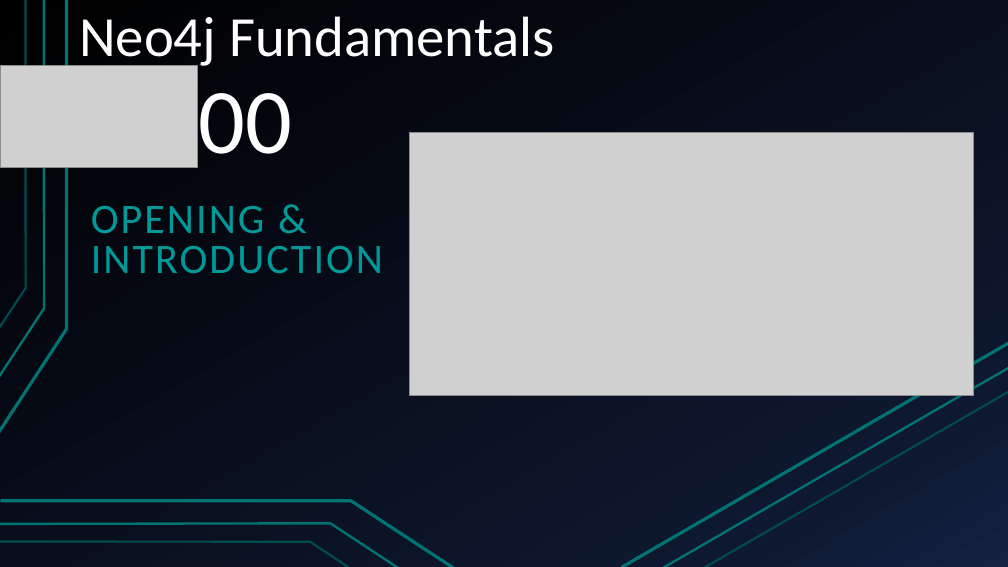
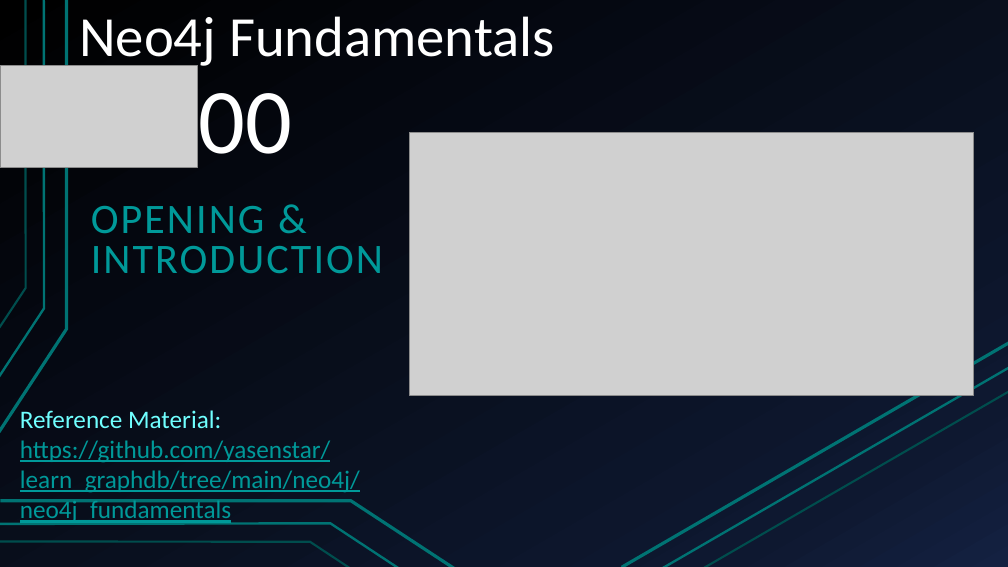
Before and after one commit to yasenstar/learn_graphdb, a slide deck: slide 1 of neo4j/neo4j_fundamentals/Neo4j_Fundamentals.pptx. Drawn at 1008x567 pixels with LibreOffice and Linux fonts; fonts in the diff are those of the drawing; grey boxes stand for pictures. Boxes give left, top, right and bottom in pixels: in the first picture for what was removed or moved away, otherwise in the second. Text is boxed around its words. In the diff, an @@ line names an element or a change of style, - is before the commit and + after.

```diff
--- a/neo4j/neo4j_fundamentals/Neo4j_Fundamentals.pptx
+++ b/neo4j/neo4j_fundamentals/Neo4j_Fundamentals.pptx
@@ text added at (20,410,360,525), 24 pt, text #009999, underline @@
+Reference Material:
+https://github.com/yasenstar/learn_graphdb/tree/main/neo4j/neo4j_fundamentals
```
Also in this commit, not shown: 9 slides removed.
